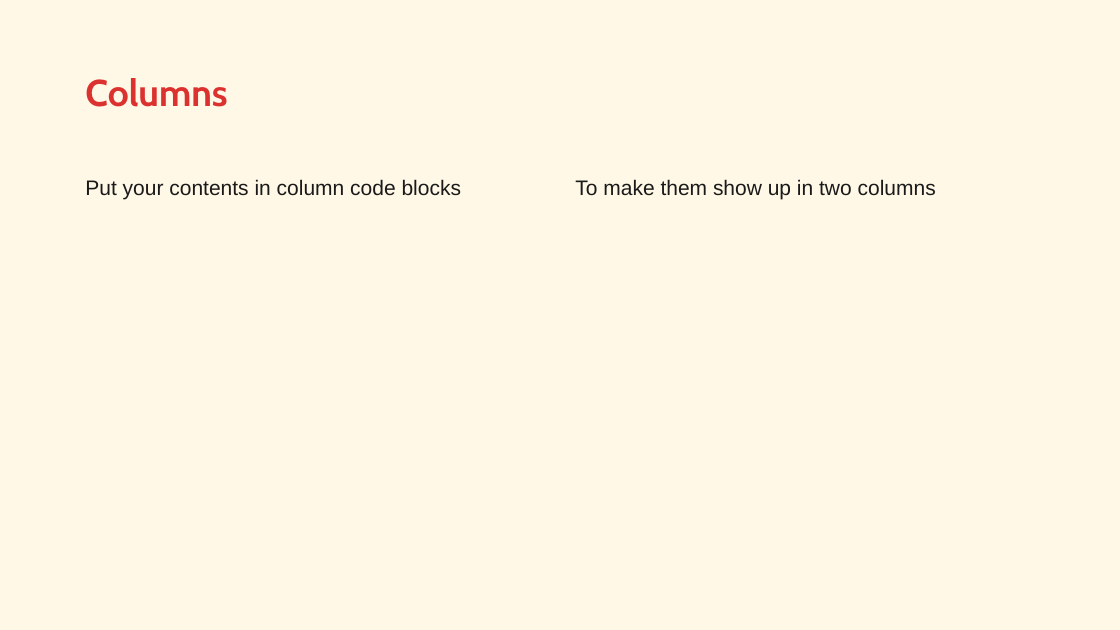
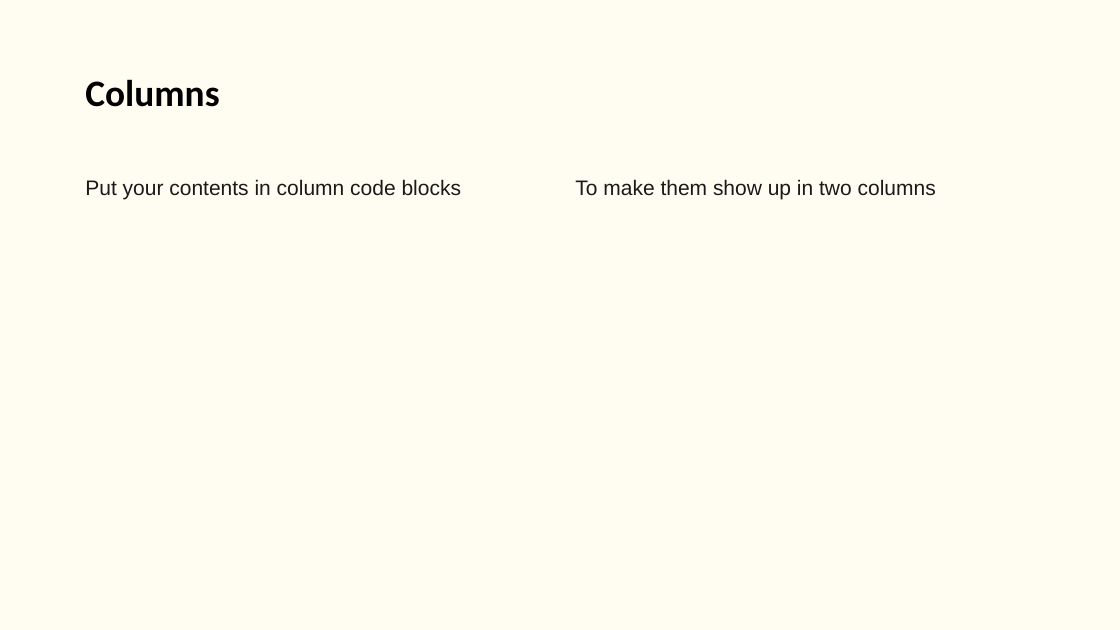
Before and after one commit to LittleMonkeyLab/PS52007Dslides, a slide deck: slide 6 of _resources/templates/pptx/PS52007D.pptx (slide 7 before the commit). Drawn at 1120x630 pixels with LibreOffice and Linux fonts; fonts in the diff are those of the drawing; background and template pictures are left out. Boxes give left, top, right and bottom in pixels: in the first picture for what was removed or moved away, otherwise in the second. Text is boxed around its words. In the diff, an @@ line names an element or a change of style, - is before the commit and + after.

```diff
--- a/_resources/templates/pptx/PS52007D.pptx
+++ b/_resources/templates/pptx/PS52007D.pptx
@@ background #FFF8E7 to #FFFCF2 @@
@@ title "Columns" at [85,79,219,107]: font Cabin to Calibri, text colour #DC322F to #000000 @@
```
Also in this commit, not shown: 5 other slides changed, 1 slide removed, 14 other files.
